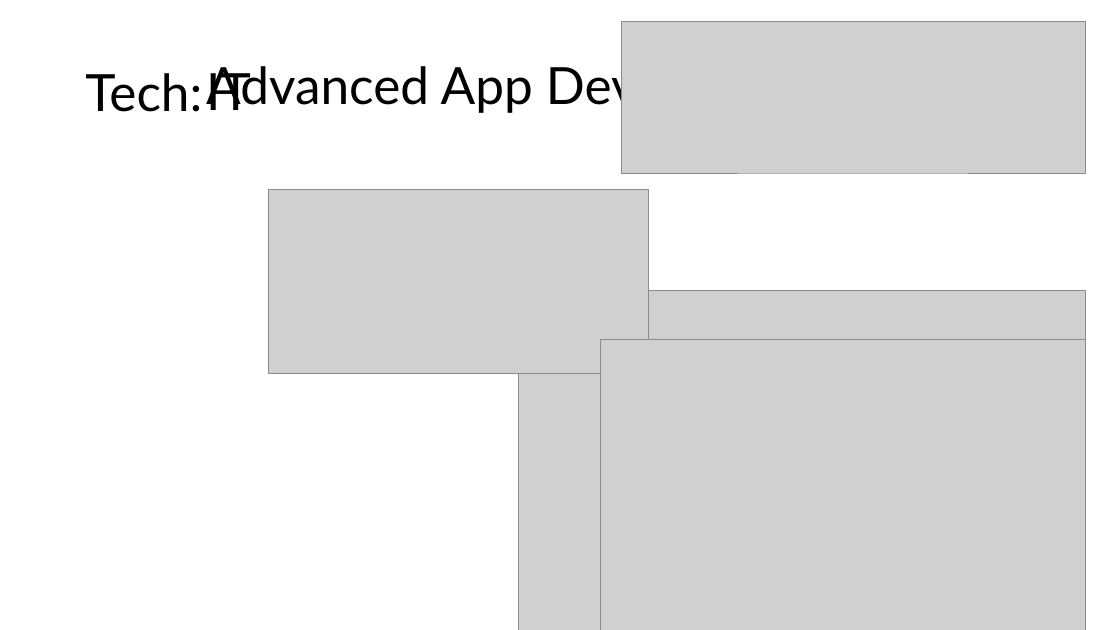
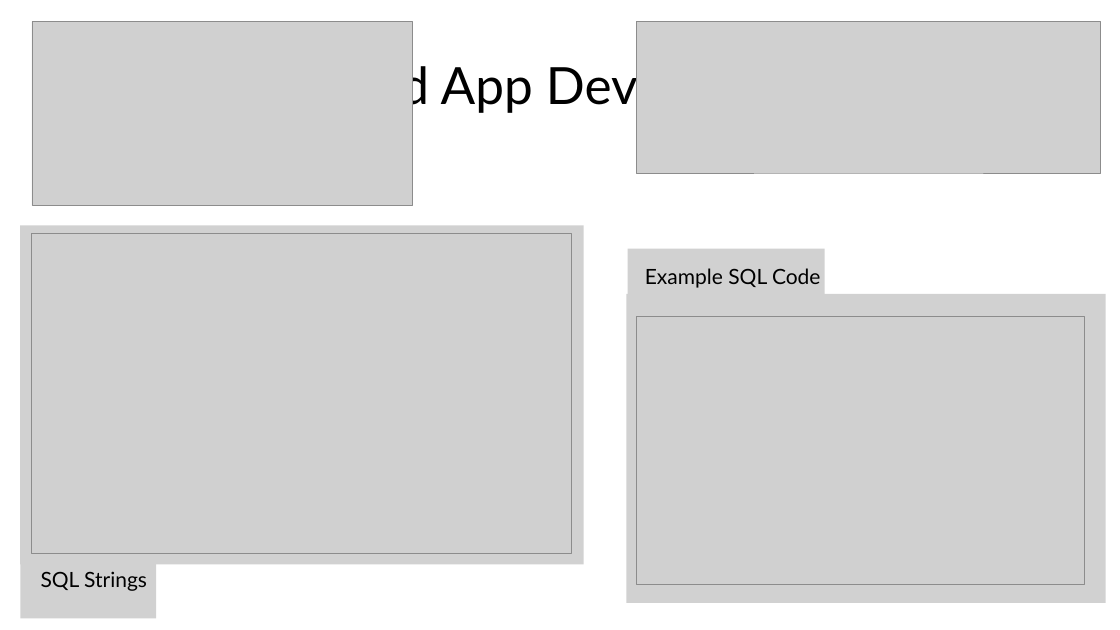
Before and after one commit to CTH-npitx/Presentations, a slide deck: slide 2 of Current Presentation/Charlie- summer 2026 presentation.pptx. Drawn at 1120x630 pixels with LibreOffice and Linux fonts; fonts in the diff are those of the drawing; grey boxes stand for pictures. Boxes give left, top, right and bottom in pixels: in the first picture for what was removed or moved away, otherwise in the second. Text is boxed around its words. In the diff, an @@ line names an element or a change of style, - is before the commit and + after.

```diff
--- a/Current Presentation/Charlie- summer 2026 presentation.pptx
+++ b/Current Presentation/Charlie- summer 2026 presentation.pptx
@@ picture: place and size @@
-picture at [268, 190, 649, 374]
+picture at [32, 22, 413, 206]
@@ picture: place and size @@
-picture at [622, 22, 1086, 173]
+picture at [637, 22, 1101, 173]
@@ title removed at [85, 67, 250, 112] @@
-Tech:
@@ rectangle added at [20, 225, 584, 564], fill #D1D1D1 @@
@@ picture: place and size @@
-picture at [601, 339, 1086, 630]
+picture at [32, 234, 572, 554]
@@ rectangle added at [628, 249, 824, 298], fill #D1D1D1 @@
@@ text added at [645, 268, 821, 288], 18 pt, text #000000 @@
+Example SQL Code
@@ picture removed at [518, 291, 1086, 630] @@
@@ rectangle added at [627, 294, 1106, 603], fill #D1D1D1 @@
@@ picture: place and size @@
-picture at [706, 402, 1086, 630]
+picture at [636, 317, 1085, 584]
@@ rectangle added at [20, 564, 156, 618], fill #D1D1D1 @@
@@ text added at [41, 571, 147, 591], 18 pt, text #000000 @@
+SQL Strings
```
